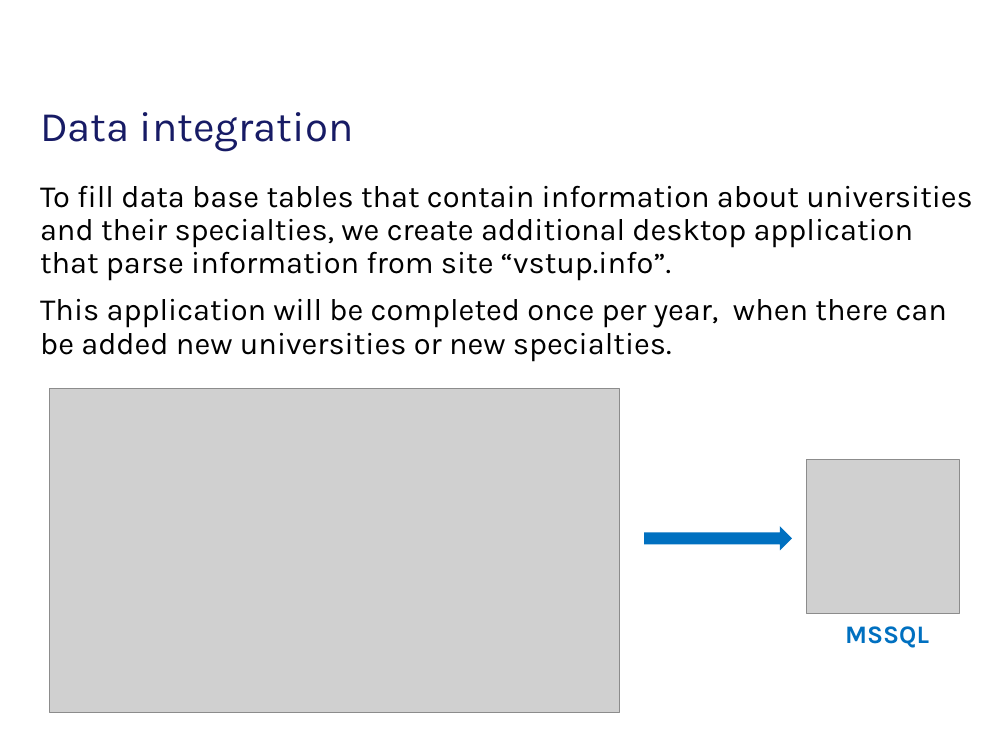
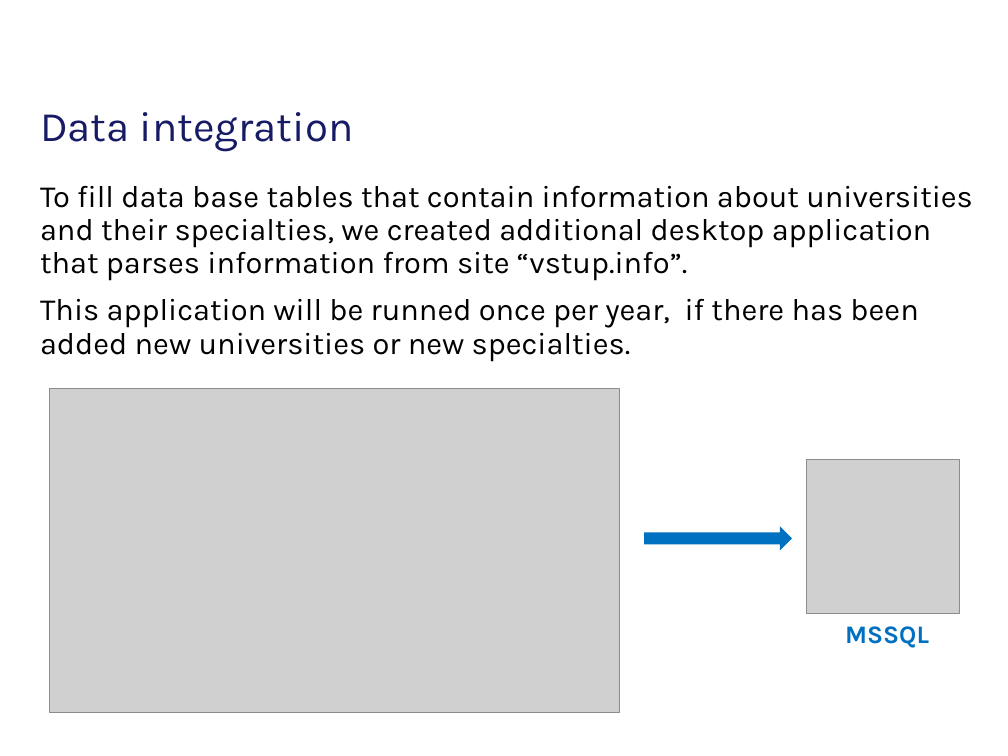
Before and after one commit to tarasiscom/Lv-273, a slide deck: slide 17 of prototypes/EPA.pptx. Drawn at 1008x756 pixels with LibreOffice and Linux fonts; fonts in the diff are those of the drawing; grey boxes stand for pictures; background and template pictures are left out. Boxes give left, top, right and bottom in pixels: in the first picture for what was removed or moved away, otherwise in the second. Text is boxed around its words. In the diff, an @@ line names an element or a change of style, - is before the commit and + after.

```diff
--- a/prototypes/EPA.pptx
+++ b/prototypes/EPA.pptx
@@ text at (x1=40, y1=185, x2=973, y2=361): text changed @@
-To fill data base tables that contain information about universities and their specialties, we create additional desktop application that parse information from site “vstup.info”.
-This application will be completed once per year, when there can be added new universities or new specialties.
+To fill data base tables that contain information about universities and their specialties, we created additional desktop application that parses information from site “vstup.info”.
+This application will be runned once per year, if there has been added new universities or new specialties.
```
Also in this commit, not shown: 3 other slides changed.
